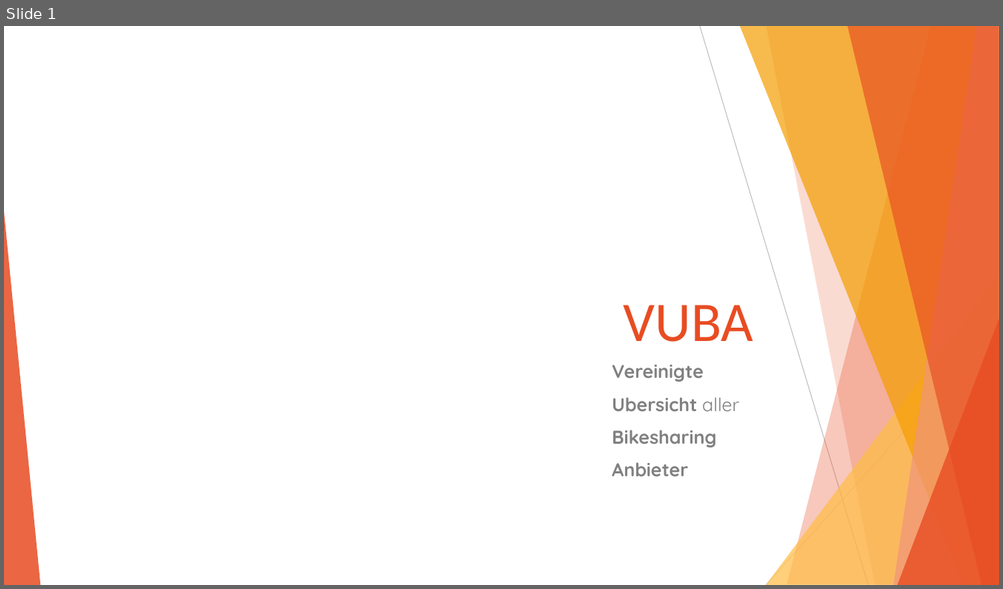
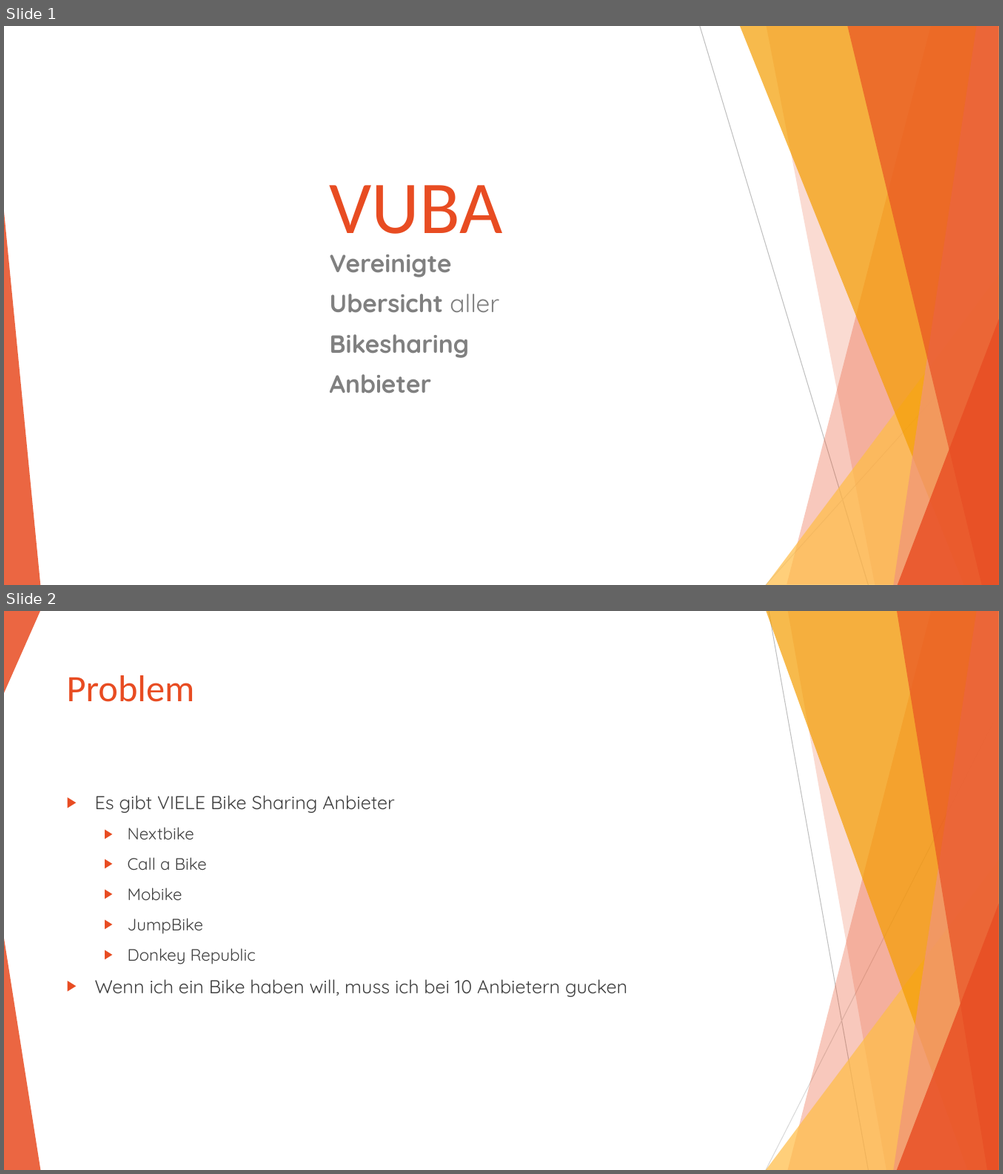
Before and after one commit to Jugendhackt/VUBA, a slide deck: VUBA.pptx. Shown one above the other, each under a label of ours: slide 1 before the commit, slides 1 and 2 after it. The pictures are 1003x589 and 1003x1174 pixels, drawn with LibreOffice and Linux fonts; fonts in the diff are those of the drawing. Boxes give left, top, right and bottom in pixels: in the first picture for what was removed or moved away, otherwise in the second. Text is boxed around its words. In the diff, an @@ line names an element or a change of style, - is before the commit and + after.

```diff
--- a/VUBA.pptx
+++ b/VUBA.pptx
@@ slide 2 added at (x1=4, y1=611, x2=999, y2=1170), background #FFFFFF; not listed: 2 template elements that a slide beside it also shows @@
@@ triangle added at (x1=4, y1=611, x2=40, y2=693), fill #E84C22 at 85% opacity @@
@@ title added at (x1=67, y1=675, x2=195, y2=702), 36 pt, text #E84C22 @@
+Problem
@@ text added at (x1=95, y1=795, x2=627, y2=997), 18 pt, text #404040 @@
+▶ Es gibt VIELE Bike Sharing Anbieter
+  ▶ Nextbike
+  ▶ Call a Bike
+  ▶ Mobike
+  ▶ JumpBike
+  ▶ Donkey Republic
+▶ Wenn ich ein Bike haben will, muss ich bei 10 Anbietern gucken
@@ group added at (x1=4, y1=611, x2=999, y2=1170): 4 freeform shapes, 2 lines, 2 triangles @@
@@ slide 1 changed as well @@
@@ title "VUBA" moved from (x1=623, y1=305, x2=753, y2=342) to (x1=330, y1=185, x2=503, y2=234) @@
@@ title "VUBA" at (x1=330, y1=185, x2=503, y2=234): size 54 to 72 pt; alignment right to left @@
@@ subtitle "Vereinigte" moved from (x1=612, y1=365, x2=739, y2=477) to (x1=330, y1=255, x2=499, y2=394) @@
@@ subtitle "Vereinigte" at (x1=330, y1=255, x2=499, y2=394): size 18 to 24 pt @@
```
Also in this commit, not shown: 3 other slides added, 1 slide removed.
